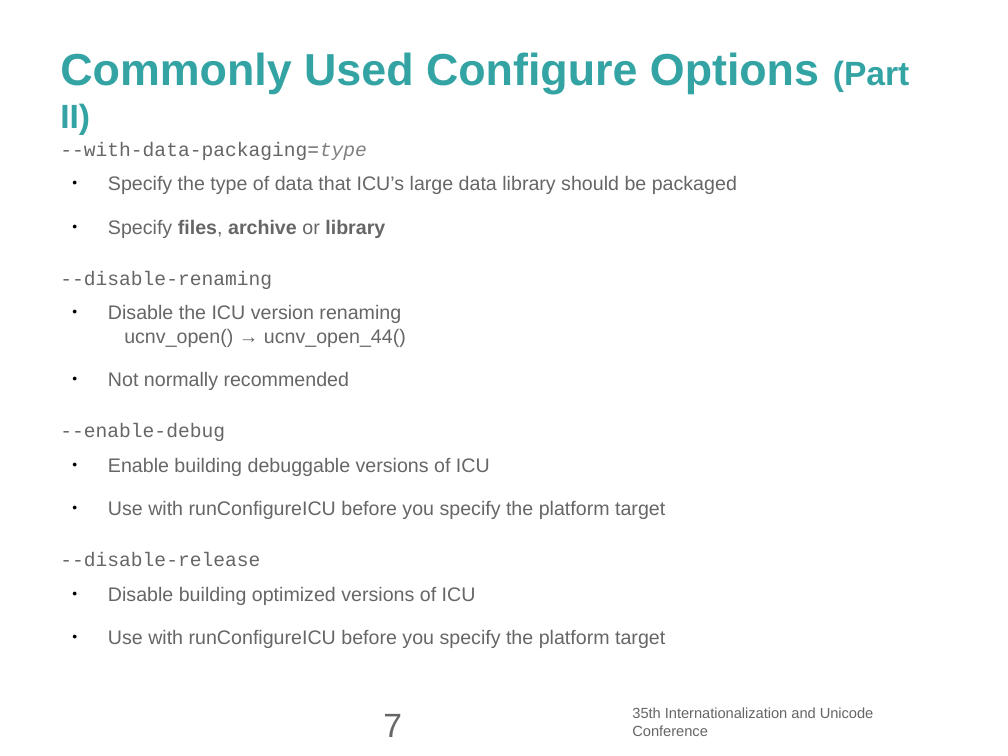
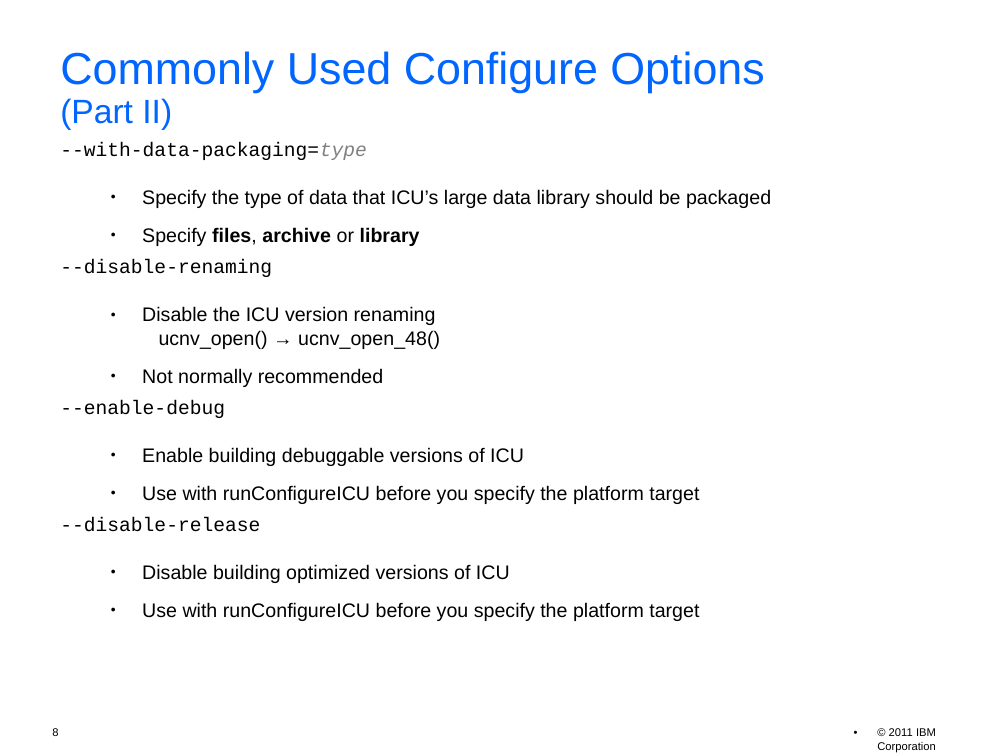
Before and after one commit to unicode-org/icu-docs, a slide deck: slide 8 of docs/pres/icu_workshop.odp (slide 7 before the commit). Drawn at 1008x756 pixels with LibreOffice and Linux fonts; fonts in the diff are those of the drawing; background and template pictures are left out. Boxes give left, top, right and bottom in pixels: in the first picture for what was removed or moved away, otherwise in the second. Text is boxed around its words. In the diff, an @@ line names an element or a change of style, - is before the commit and + after.

```diff
--- a/docs/pres/icu_workshop.odp
+++ b/docs/pres/icu_workshop.odp
@@ title "Commonly Used Configure Options (Part ..." at (60, 51, 764, 130): text colour #33A3A3 to #0066FF, bold off; line spacing 1 to 0.9 @@
@@ text at (60, 142, 771, 621): text colour #666666 to #000000 in "--with-data-packaging=type", "Specify the type of data that ICU’s ...", "Specify files, archive or library", "--disable-renaming" and 7 more places; list level 1 to 2 in "Specify the type of data ..."; list level 1 to 2 in "Specify files, archive or library"; list level 1 to 2 in "Not normally recommended"; list level 1 to 2 in "Enable building debuggable versions of ..."; list level 1 to 2 in "Use with runConfigureICU before you ..."; list level 1 to 2 in "Disable building optimized versions of ..." @@
@@ text at (142, 306, 440, 349): text changed; text colour #666666 to #000000 @@
-● Disable the ICU version renaming
-  ucnv_open() → ucnv_open_44()
+  ● Disable the ICU version renaming
+    ucnv_open() → ucnv_open_48()
@@ page number removed at (383, 714, 402, 737) @@
-7
@@ text removed at (632, 707, 874, 736) @@
-35th Internationalization and Unicode Conference
@@ page number added at (52, 728, 58, 736), 8 pt, text #000000 @@
+8
@@ text added at (877, 728, 936, 752), 8 pt, text #000000 @@
+• © 2011 IBM Corporation
```
Also in this commit, not shown: 58 other slides changed, 3 slides added, 1 slide removed, 3 other files.
